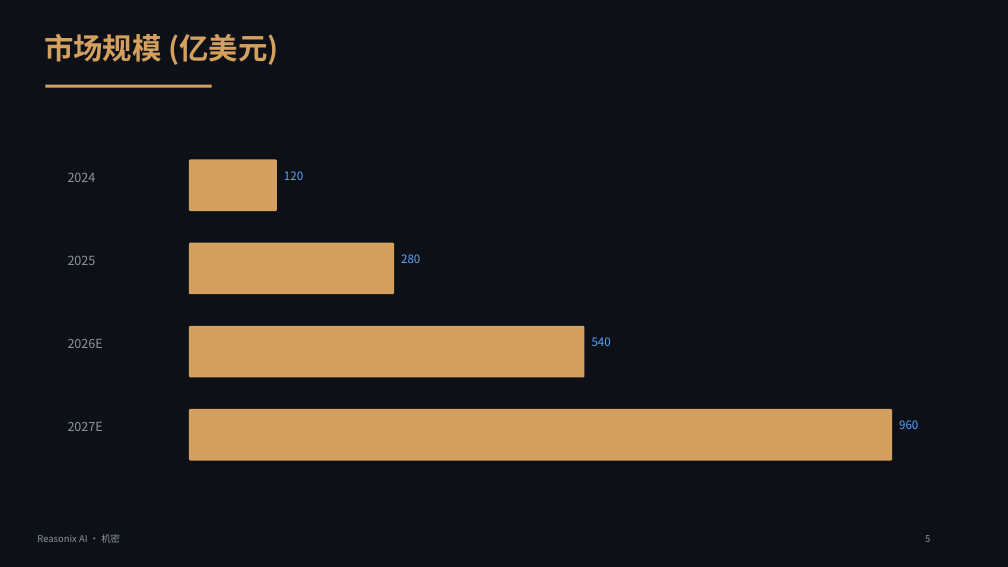
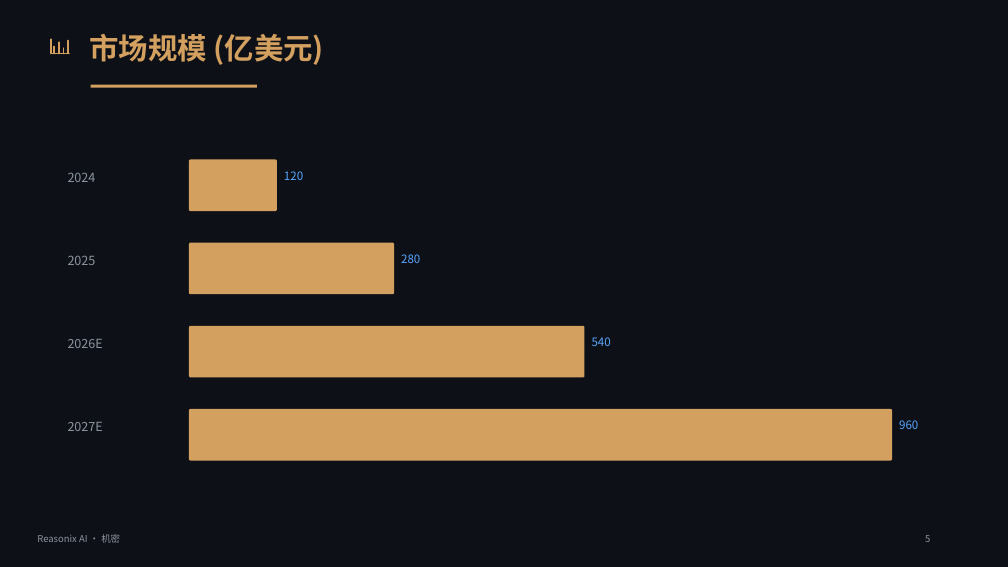
Before and after one commit to xmwcg/ppt-pro-studio, a slide deck: slide 5 of output/hifi.pptx. Drawn at 1008x567 pixels with LibreOffice and Linux fonts; fonts in the diff are those of the drawing. Boxes give left, top, right and bottom in pixels: in the first picture for what was removed or moved away, otherwise in the second. Text is boxed around its words. In the diff, an @@ line names an element or a change of style, - is before the commit and + after.

```diff
--- a/output/hifi.pptx
+++ b/output/hifi.pptx
@@ group added at box(51, 39, 69, 54): 6 freeform shapes @@
@@ text "市场规模 (亿美元)": place and size @@
-text "市场规模 (亿美元)" at box(44, 34, 278, 65)
+text "市场规模 (亿美元)" at box(90, 34, 324, 65)
@@ rectangle: place and size @@
-rectangle at box(45, 85, 212, 88)
+rectangle at box(91, 85, 257, 88)
```
Also in this commit, not shown: 11 other slides changed, 5 other files.
